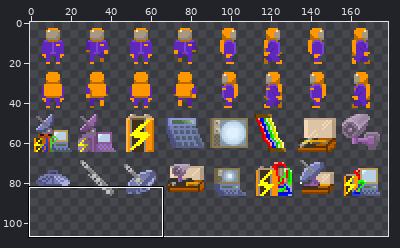
A sprite sheet gets an edit: assets/spritesheet_invisible.png. Above: a wide view before the commit, with the close-up outlined.
Close-up. Before the edit:
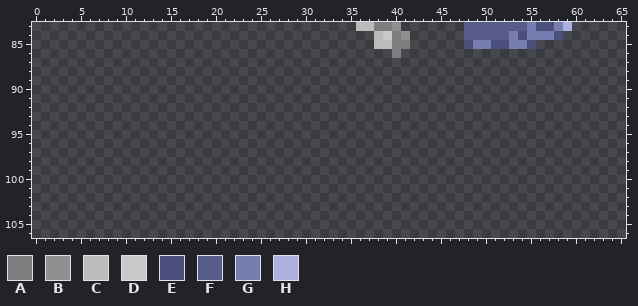
The file is 200x200 pixels. Colours within 5 levels of each other are drawn and written as one. Shown: x 0..65, y 83..106. The wide view leaves out empty margins. The commit also changed other parts of the picture, which this record leaves out.
Palette (. is transparent): A #7d7d7d  B #909090  C #bbbbbb  D #c9c9c9  E #4a4f7b  F #585c88  G #777cb1  H #abb0de
Pixels before, first column x 36:
83 CCAAB.......FFFFFFFGEEGH
84 ..CDAB......FFFFFGEGGGE.
85 ..CCAA......EGGEEGGE....
86 ....A...................
After the commit:
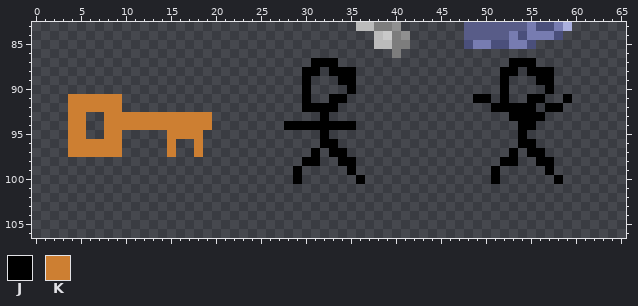
Colours new in this view: J #000000  K #cd7f32
The edit:
There is now colour J in row 87 at x 31 to 33 and 53 to 55; in row 88 at x 30 to 31, 33 to 35, 52 to 53 and 55 to 57; in row 89 at x 30, 34 to 35, 52 and 56 to 57; in row 90 at x 30, 35, 52 and 57; in row 91 at x 30, 33 to 34, 49 to 50, 52, 55 to 56 and 59; in row 92 at x 30 to 33, 51 to 55 and 57 to 58.
There is now colour J in row 93 at x 32 and 53 to 56; in row 94 at x 28 to 35 and 54 to 55; in row 95 at x 32 and 54; in row 96 at x 32 to 33 and 54 to 55; in row 97 at x 31, 33 to 34, 53 and 55 to 56; in row 98 at x 30 to 31, 34 to 35, 52 to 53 and 56 to 57.
There is now colour J in row 99 at x 29, 35, 51 and 57; in row 100 at x 29, 36, 51 and 58.
There is now colour K in rows 91 to 92 at x 4 to 9; in rows 93 to 94 at x 4 to 5 and 8 to 19; in row 95 at x 4 to 5, 8 to 9 and 15 to 18; in rows 96 to 97 at x 4 to 9, 15 and 18.
Pixel boxes of the changes (left, top, right, bottom) in both close-ups:
added: (284, 58, 365, 184)
added: (473, 58, 572, 184)
added: (68, 94, 212, 157)
